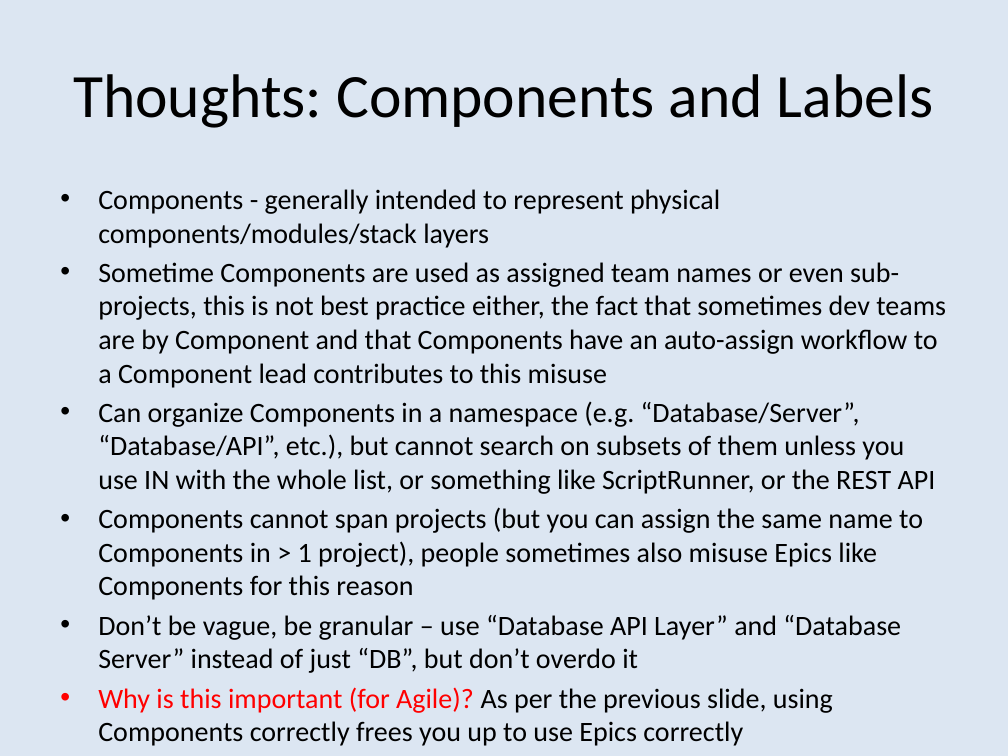
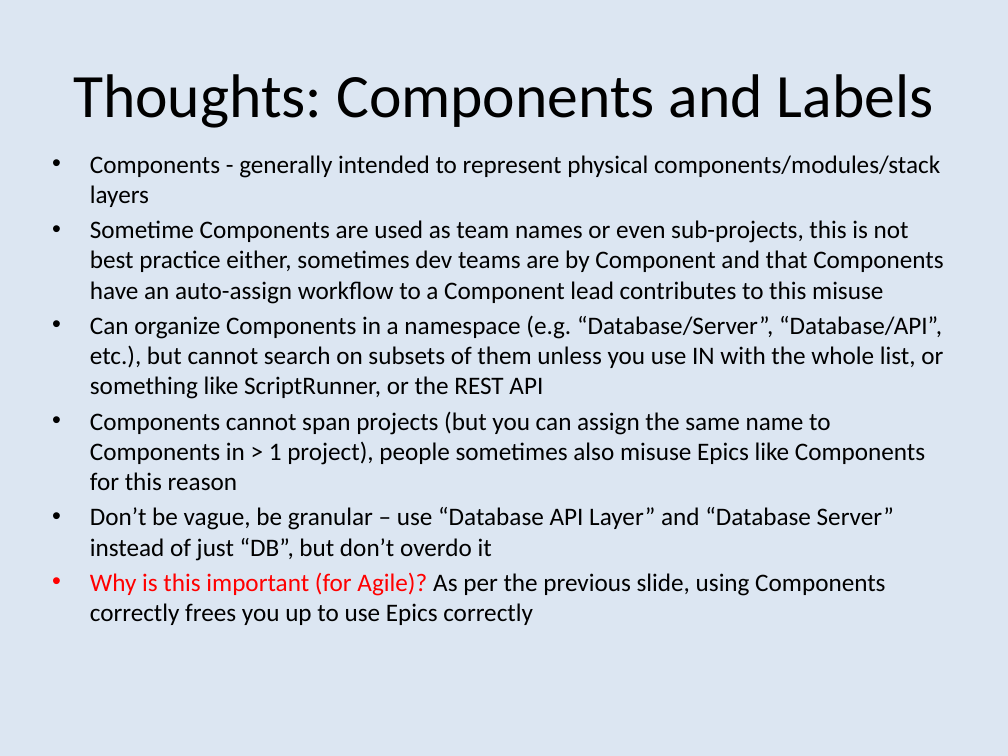
Before and after one commit to bobk/jirapresentations, a slide deck: slide 6 of Jira Epic Thoughts and Jira Agile Tips and Tricks 1.pptx. Drawn at 1008x756 pixels with LibreOffice and Linux fonts; fonts in the diff are those of the drawing. Boxes give left, top, right and bottom in pixels: in the first picture for what was removed or moved away, otherwise in the second. Text is boxed around its words. In the diff, an @@ line names an element or a change of style, - is before the commit and + after.

```diff
--- a/Jira Epic Thoughts and Jira Agile Tips and Tricks 1.pptx
+++ b/Jira Epic Thoughts and Jira Agile Tips and Tricks 1.pptx
@@ text "Components - generally intended to ...": place and size @@
-text "Components - generally intended to ..." at [98, 189, 946, 746]
+text "Components - generally intended to ..." at [90, 155, 943, 625]
@@ text at [90, 155, 943, 625]: size 20 to 18 pt in "Components - generally intended to represent physical ...", "Can organize Components in a namespace (e.g. ...", "Components cannot span projects (but you can ...", "Don’t be vague, be granular – use ..." and 1 more places @@
@@ text at [90, 220, 943, 304]: text changed; size 20 to 18 pt @@
-• Sometime Components are used as assigned team names or even sub-projects, this is not best practice either, the fact that sometimes dev teams are by Component and that Components have an auto-assign workflow to a Component lead contributes to this misuse
+• Sometime Components are used as team names or even sub-projects, this is not best practice either, sometimes dev teams are by Component and that Components have an auto-assign workflow to a Component lead contributes to this misuse
```
Also in this commit, not shown: 7 other slides changed.
